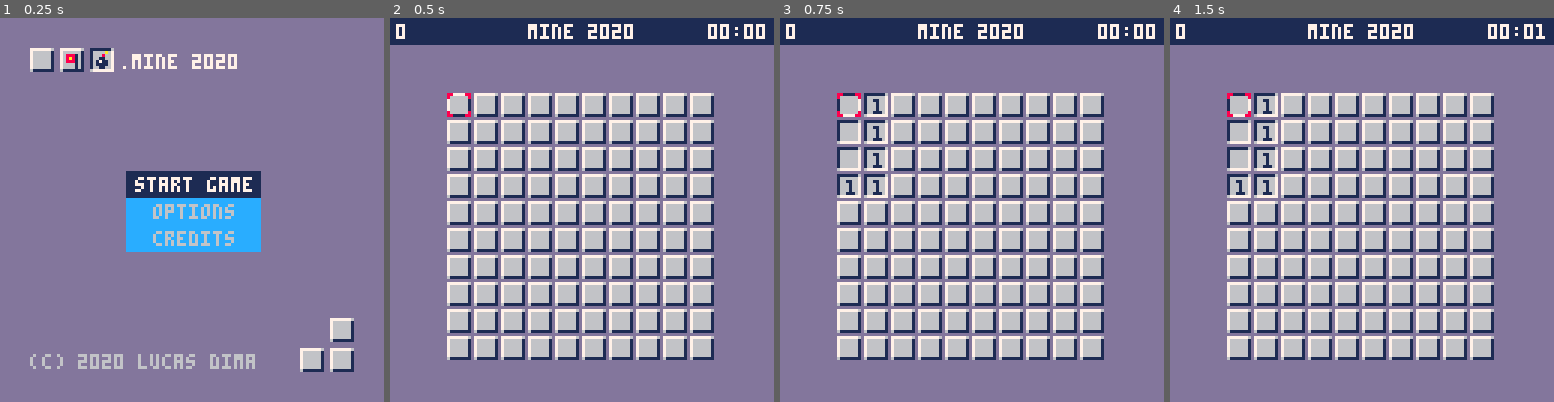
Above: before the commit, frames 1-4 (left to right).
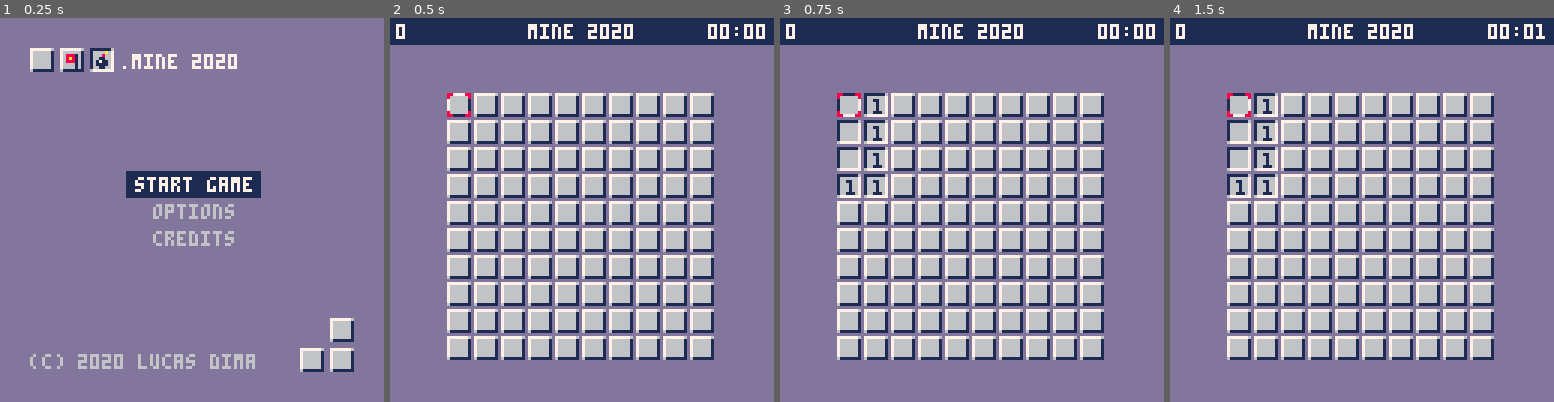
Above: after the commit, the same moments.

Repository: lucdima/mine2020
Game: PICO-8 cartridge mine.p8
The game is run twice, just before and just after one commit, with the same random seed, the same clock (stepped at 60 frames per second) and the same inputs.
Inputs:
- Up to frame 1 (0.25 s): no input
- Up to frame 2 (0.5 s): tap O (Z key) at 0.33 s
- Up to frame 3 (0.75 s): tap O (Z key) at 0.7 s
- Up to frame 4 (1.5 s): tap X (X key) at 1.07 s; tap O (Z key) at 1.43 s

The runs differ from the first frame. In frame 1, 4.2% of the frame differs, in the area x 32-68%, y 46-61%; in frame 2, nothing differs; in frame 3, nothing differs; in frame 4, nothing differs.

Commit message:
Refactor option menu items

Diff:
--- a/mine.p8
+++ b/mine.p8
@@ -88,7 +88,7 @@
 
 function make_menu()
     menu={
-        bg_color=12,
+        bg_color=13,
         font_color=6,
         bg_color_selected=1,
         font_color_selected=7,
@@ -147,55 +147,73 @@
     menu:set_full_height()
 end
 
+function make_board_size_menu_item(selected)
+    if selected==nil then selected=1 end
+    local name='board size:'
+    local option_display={' 5x5',' 8x8',' 10x10',' 13x13'}
+    local option_values={5,8,10,13}
+    local properties={max_bombs={20,60,90,120}}
+    local board_size_menu_item=make_option_menu_items(name,option_display,option_values,selected,properties)
+
+    return board_size_menu_item
+end
+
+function make_bombs_menu_item(selected)
+    if selected==nil then selected=2 end
+    local name='bombs:'
+    local option_display={' 5',' 10',' 20',' 30',' 50'}
+    local option_values={5,10,20,30,50}
+    local properties={}
+
+     return make_option_menu_items(name,option_display,option_values,selected,properties)
+end
+
+function make_return_menu_item()
+    local name='return'
+    local option_display={''}
+    local option_values={''}
+    local selected=1
+    local properties={}
+
+    return make_option_menu_items(name,option_display,option_values,selected,properties)
+end
+
+function make_option_menu_items(name, option_display,option_values,selected,properties)
+    item={
+        name=name,
+        option_display=option_display,
+        option_values=option_values,
+        selected=selected,
+        display=function(self,i)
+            return self.name..self.option_display[i]
+        end,
+    }
+    for key,value in pairs(properties) do
+        item[key] = value
+    end
+
+    return item
+end
+
 function make_options_menu(selected_size,selected_bombs)
     if selected_size==nil then selected_size=1 end
     if selected_bombs==nil then selected_bombs=2 end
+    local board_size_menu_item=make_board_size_menu_item(selected_size)
+    local bombs_menu_item=make_bombs_menu_item(selected_bombs)
+    local return_menu_item=make_return_menu_item()
+
     options_menu={
-        bg_color=12,
+        bg_color=13,
         font_color=6,
         bg_color_selected=1,
         font_color_selected=7,
         selected=1,
-        vertical_margin=2,
-        horizontal_margin=3,
+        vertical_margin=2, -- this is in pixels
+        horizontal_margin=3, -- this is in pixels
         menu_items={
-            {
-                name='board size:',
-                option_display={
-                    ' 5x5',
-                    ' 8x8',
-                    ' 10x10',
-                    ' 13x13',
-                },
-                option_values={
-                    5,8,10,13
-                },
-                max_bombs={
-                    20,60,90,120
-                },
-                selected=selected_size,
-                display=function(self,i)
-                    return self.name..self.option_display[i]
-                end,
-            },
-            {
-                name='bombs:',
-                option_display={' 5',' 10',' 20',' 30',' 50'},
-                option_values={5,10,20,30,50},
-                selected=selected_bombs,
-                display=function(self,i)
-                    return self.name..self.option_display[i]
-                end,
-            },
-            {
-                name='return',
-                option_display={''},
-                option_values={''},
-                selected=1,
-                display=function(self,i)
-                    return self.name..self.option_display[i]
-                end,
-            },
+            board_size_menu_item,
+            bombs_menu_item,
+            return_menu_item,
         },
         full_width=0,
         full_height=0,
